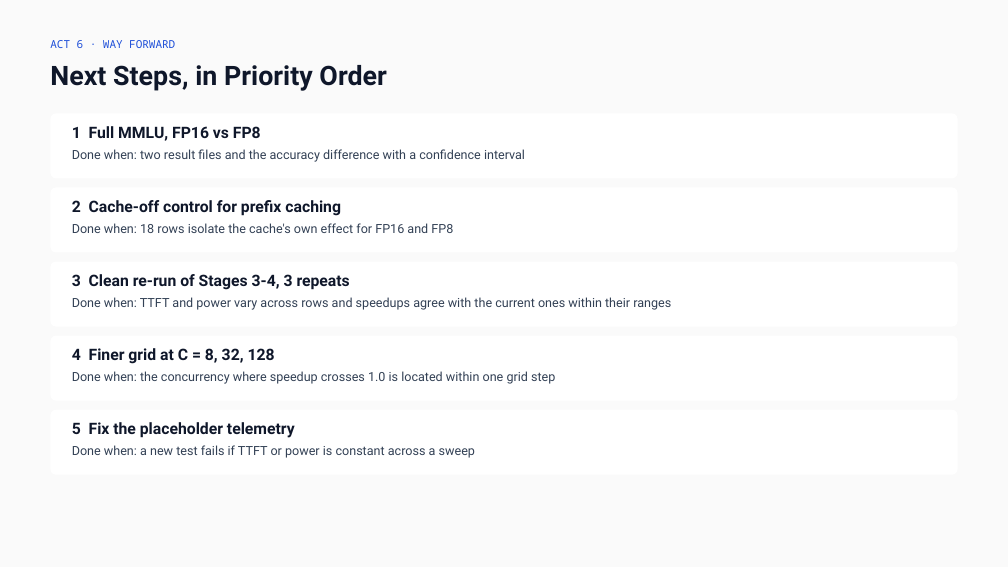
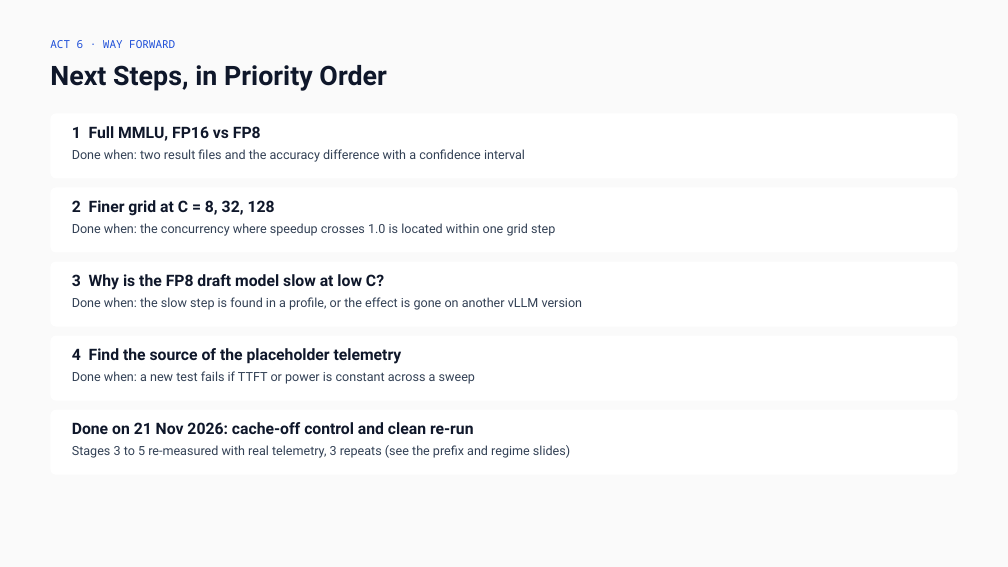
Before and after one commit to mridulpant2010/llm_serving, a slide deck: slide 26 of docs/Final_Presentation.pptx. Drawn at 1008x567 pixels with LibreOffice and Linux fonts; fonts in the diff are those of the drawing. Boxes give left, top, right and bottom in pixels: in the first picture for what was removed or moved away, otherwise in the second. Text is boxed around its words. In the diff, an @@ line names an element or a change of style, - is before the commit and + after.

```diff
--- a/docs/Final_Presentation.pptx
+++ b/docs/Final_Presentation.pptx
@@ text at (72,200,555,236): text changed @@
-2 Cache-off control for prefix caching
-Done when: 18 rows isolate the cache's own effect for FP16 and FP8
+2 Finer grid at C = 8, 32, 128
+Done when: the concurrency where speedup crosses 1.0 is located within one grid step
@@ text at (72,274,583,310): text changed @@
-3 Clean re-run of Stages 3-4, 3 repeats
-Done when: TTFT and power vary across rows and speedups agree with the current ones within their ranges
+3 Why is the FP8 draft model slow at low C?
+Done when: the slow step is found in a profile, or the effect is gone on another vLLM version
@@ text at (72,348,475,384): text changed @@
-4 Finer grid at C = 8, 32, 128
-Done when: the concurrency where speedup crosses 1.0 is located within one grid step
+4 Find the source of the placeholder telemetry
+Done when: a new test fails if TTFT or power is constant across a sweep
@@ text at (72,422,570,458): text changed @@
-5 Fix the placeholder telemetry
-Done when: a new test fails if TTFT or power is constant across a sweep
+Done on 21 Nov 2026: cache-off control and clean re-run
+Stages 3 to 5 re-measured with real telemetry, 3 repeats (see the prefix and regime slides)
```
Also in this commit, not shown: 11 other slides changed, 34 other files.
